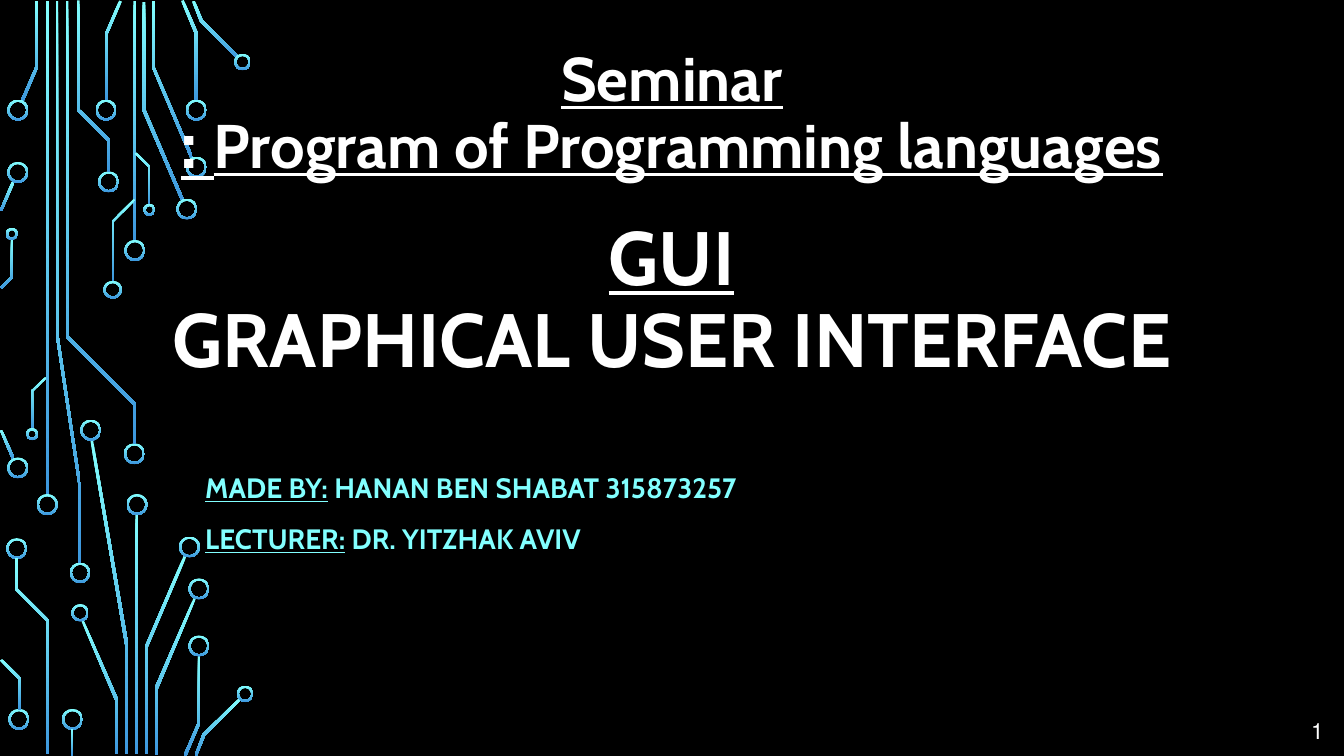
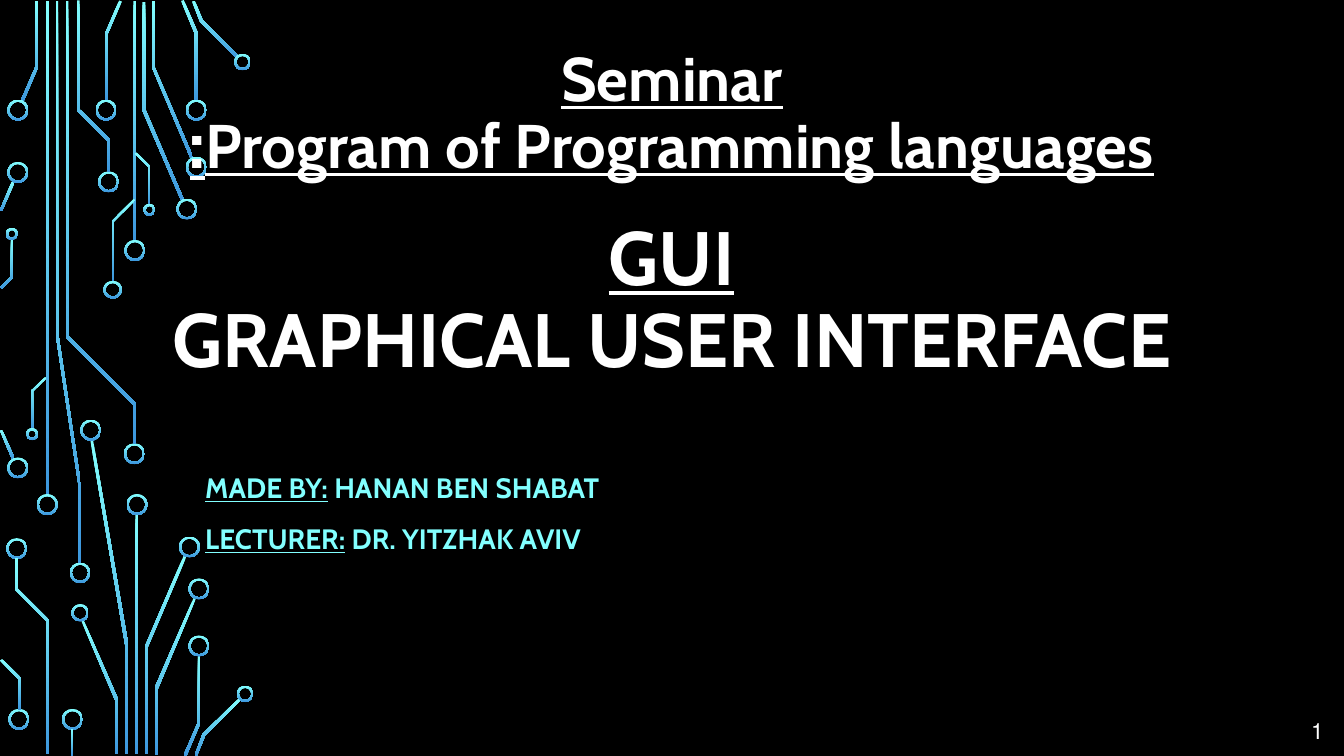
Before and after one commit to hananbenshabat/Relational-DB-GUI, a slide deck: slide 1 of documentation.pptx. Drawn at 1344x756 pixels with LibreOffice and Linux fonts; fonts in the diff are those of the drawing; background and template pictures are left out. Boxes give left, top, right and bottom in pixels: in the first picture for what was removed or moved away, otherwise in the second. Text is boxed around its words. In the diff, an @@ line names an element or a change of style, - is before the commit and + after.

Commit message:
Relational DB GUI
Graphical User Interface for inserting and displaying SQL queries, an explanation of their output and viewing their output from Chinook Data Base.

```diff
--- a/documentation.pptx
+++ b/documentation.pptx
@@ text at (x1=205, y1=121, x2=1154, y2=182): spaces changed @@
-Program of Programming languages :
+Program of Programming languages:
@@ subtitle at (x1=205, y1=478, x2=600, y2=502): text changed @@
-MADE BY: HANAN BEN SHABAT 315873257
+MADE BY: HANAN BEN SHABAT
```
Also in this commit, not shown: 3 other files.
